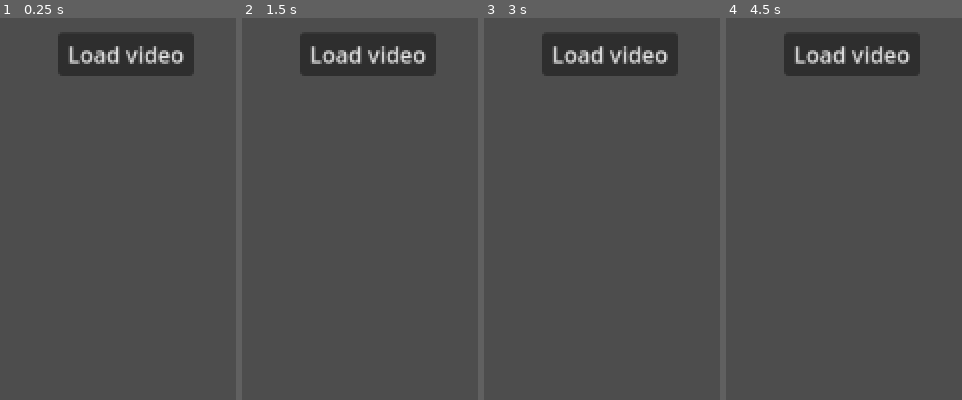
Above: before the commit, frames 1-4 (left to right).
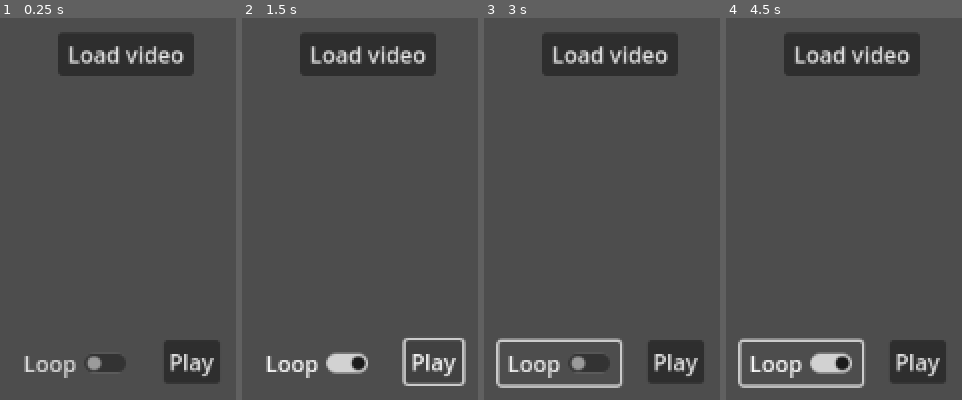
Above: after the commit, the same moments.

Repository: theRealDyer/VideoMouseTrackingSoftware
Game: Godot game, scene res://mainVideoTest.tscn
The game is run twice, just before and just after one commit, with the same random seed, the same clock (stepped at 60 frames per second) and the same inputs.
Inputs (mouse positions are in pixels of both pictures, inside the frame that each line leads up to):
- Up to frame 1 (0.25 s): no input
- Up to frame 2 (1.5 s): click (317, 361) at 0.5 s, where only the run after the commit has a clickable "Loop"; click (433, 361) at 1.25 s, where only the run after the commit has a clickable "Play"
- Up to frame 3 (3 s): click (675, 361) at 2 s, where only the run after the commit has a clickable "Play"; click (559, 361) at 2.75 s, where only the run after the commit has a clickable "Loop"
- Up to frame 4 (4.5 s): click (917, 361) at 3.5 s, where only the run after the commit has a clickable "Play"; click (801, 361) at 4.25 s, where only the run after the commit has a clickable "Loop"

The runs differ from the first frame. In frame 1, 3.5% of the frame differs, in the area x 10-94%, y 84-96%; in frame 2, 2.5%; in frame 3, 4.9%; in frame 4, 5.2%, in the area x 5-94%, y 83-97%.

Commit message:
Added some ease of life buttons
* Video now fits into viewport
* Load video button hides when video plays and comes back when it ends
* Can choose to loop the video
* Play/pause button

Diff:
--- a/mainVideoTest.gd
+++ b/mainVideoTest.gd
@@ -1,4 +1,16 @@
 extends Control
+
+# Get references to button nodes & Video node
+@onready var videoPlayer = $VideoStreamPlayer
+@onready var start = $Start
+@onready var loop = $Loop
+
+func _ready():
+	# Linking signals
+	videoPlayer.connect("finished", _show_load_button)
+	start.connect("pressed", _play_video)
+	loop.connect("pressed", _loop_video)
+
 
 func _on_load_image_pressed() -> void:
 	# $FileDialog.add_filter("*.webm ; WebM Video Files")
@@ -6,5 +18,31 @@
 	$FileDialog.popup()
 
 func _on_file_dialog_file_selected(path: String) -> void:
-	$VideoStreamPlayer.stream = load(path)
-	$VideoStreamPlayer.play()
+	videoPlayer.stream = load(path) #  Load video
+	videoPlayer.expand=true # Fit into viewport
+
+	$LoadVideo.hide()
+
+func _loop_video() -> void:
+	# Loop video button
+	var is_looped = videoPlayer.loop
+
+	# Invert booleen
+	videoPlayer.loop=!is_looped
+
+func _play_video() -> void:
+	# Play/Pause button
+	if !videoPlayer.is_playing():
+		videoPlayer.play()
+	else:
+		videoPlayer.stop()
+
+
+func _show_load_button() -> void:
+	$LoadVideo.show()
+
+func _input(event):
+	# Quit if pressing q
+	if event.is_action_pressed('quit'):
+		videoPlayer.stop()
+		videoPlayer.finished.emit()
--- a/mainVideoTest.tscn
+++ b/mainVideoTest.tscn
@@ -36,5 +36,21 @@
 offset_bottom = 81.0
 text = "Load video"
 
+[node name="Start" type="Button" parent="."]
+layout_mode = 0
+offset_left = 21.0
+offset_top = 272.0
+offset_right = 62.0
+offset_bottom = 303.0
+text = "Play"
+
+[node name="Loop" type="CheckButton" parent="."]
+layout_mode = 0
+offset_left = -86.0
+offset_top = 273.0
+offset_right = 1.0
+offset_bottom = 304.0
+text = "Loop"
+
 [connection signal="file_selected" from="FileDialog" to="." method="_on_file_dialog_file_selected"]
 [connection signal="pressed" from="LoadVideo" to="." method="_on_load_image_pressed"]
--- a/project.godot
+++ b/project.godot
@@ -15,6 +15,18 @@
 config/features=PackedStringArray("4.2", "GL Compatibility")
 config/icon="res://icon.svg"
 
+[dotnet]
+
+project/assembly_name="videoMouseTrackingSoftware"
+
+[input]
+
+quit={
+"deadzone": 0.5,
+"events": [Object(InputEventKey,"resource_local_to_scene":false,"resource_name":"","device":-1,"window_id":0,"alt_pressed":false,"shift_pressed":false,"ctrl_pressed":false,"meta_pressed":false,"pressed":false,"keycode":0,"physical_keycode":81,"key_label":0,"unicode":113,"echo":false,"script":null)
+]
+}
+
 [rendering]
 
 renderer/rendering_method="gl_compatibility"
